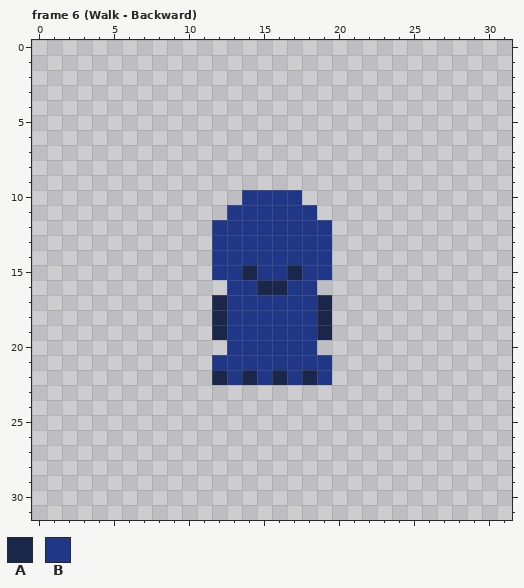
Pixel-art file, stored at entities/player/player.aseprite. This is how it looked before the edit.
32x32 pixels, 29 frames. Shown: frame 6 (Walk - Backward). The commit also changed other frames, which this record leaves out.
Palette (. is transparent): A #1b264b  B #203788
Pixels before, frame 6 (Walk - Backward), first column x 12:
10 ..BBBB..
11 .BBBBBB.
12 BBBBBBBB
13 BBBBBBBB
14 BBBBBBBB
15 BBABBABB
16 .BBAABB.
17 ABBBBBBA
18 ABBBBBBA
19 ABBBBBBA
20 .BBBBBB.
21 BBBBBBBB
22 ABABABAB
After the commit:
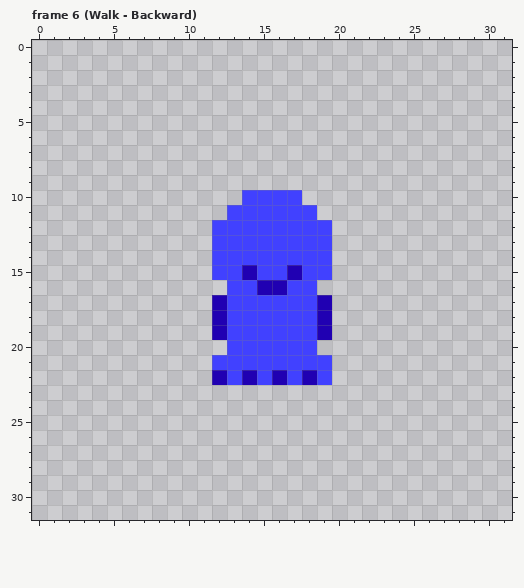
Diff:
colour A: #1b264b -> #2000b2
colour B: #203788 -> #4141ff
Pixel boxes of the changes (left, top, right, bottom) in both pictures:
changed: (212, 190, 332, 385)
